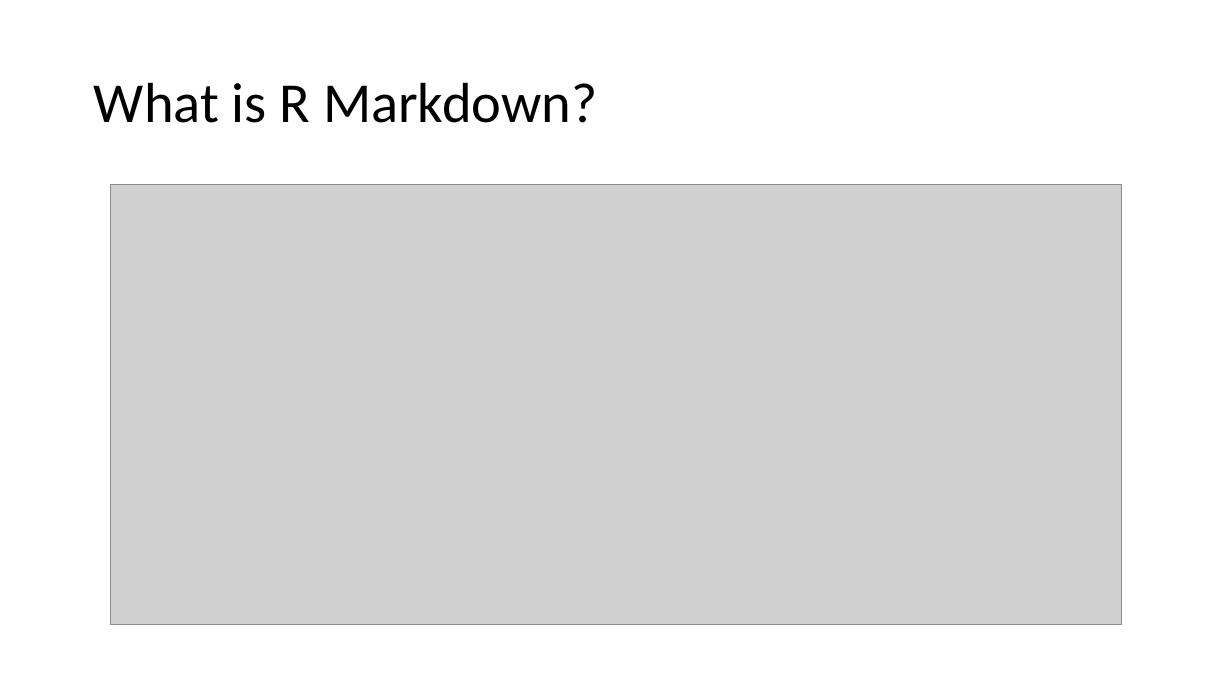
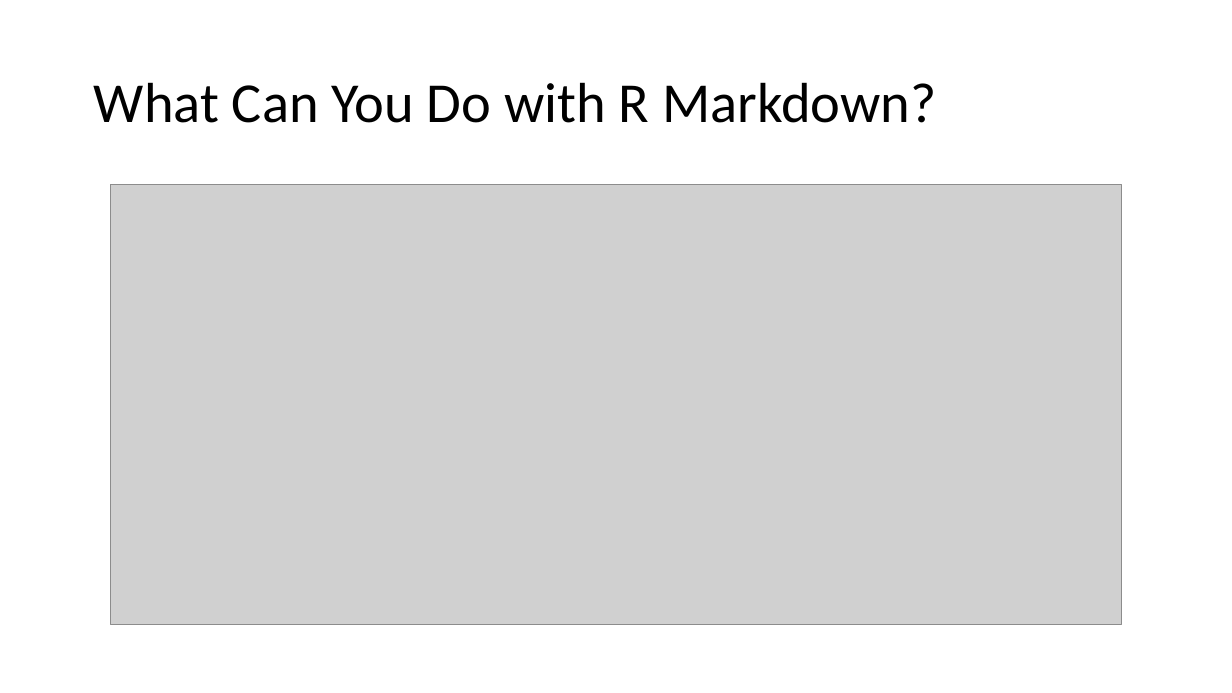
Before and after one commit to Cmell/BBMarkdownTalkSpring2018, a slide deck: slide 7 of MarkdownBBSp2018.pptx (slide 5 before the commit). Drawn at 1232x693 pixels with LibreOffice and Linux fonts; fonts in the diff are those of the drawing; grey boxes stand for pictures. Boxes give left, top, right and bottom in pixels: in the first picture for what was removed or moved away, otherwise in the second. Text is boxed around its words. In the diff, an @@ line names an element or a change of style, - is before the commit and + after.

```diff
--- a/MarkdownBBSp2018.pptx
+++ b/MarkdownBBSp2018.pptx
@@ title at (94,82,937,123): text changed @@
-What is R Markdown?
+What Can You Do with R Markdown?
```
Also in this commit, not shown: 4 other slides changed, 4 slides added, 3 other files.
